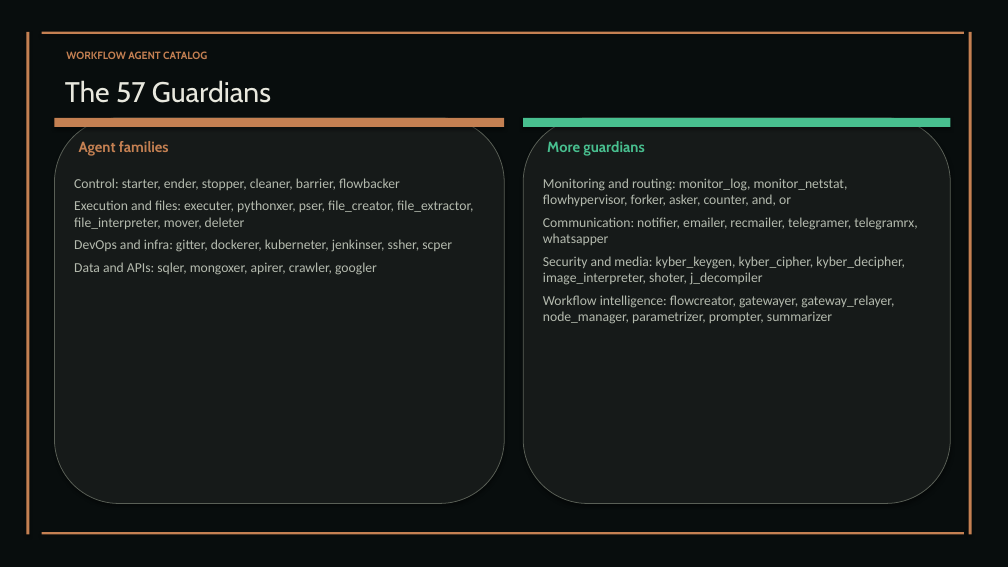
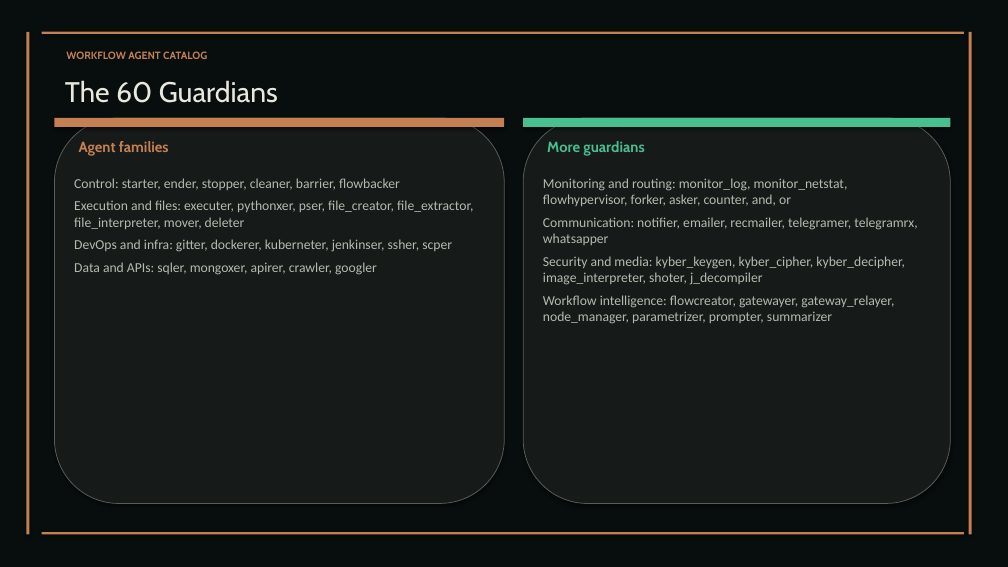
Before and after one commit to XAIHT/Tlamatini, a slide deck: slide 9 of Tlamatini_eXtended_Artificial_Intelligence_Humanly_Tempered.pptx (slide 8 before the commit). Drawn at 1008x567 pixels with LibreOffice and Linux fonts; fonts in the diff are those of the drawing. Boxes give left, top, right and bottom in pixels: in the first picture for what was removed or moved away, otherwise in the second. Text is boxed around its words. In the diff, an @@ line names an element or a change of style, - is before the commit and + after.

```diff
--- a/Tlamatini_eXtended_Artificial_Intelligence_Humanly_Tempered.pptx
+++ b/Tlamatini_eXtended_Artificial_Intelligence_Humanly_Tempered.pptx
@@ text at (x1=65, y1=80, x2=278, y2=103): text changed @@
-The 57 Guardians
+The 60 Guardians
```
Also in this commit, not shown: 19 other slides changed, 15 slides added, 1 slide removed, 2 other files.
